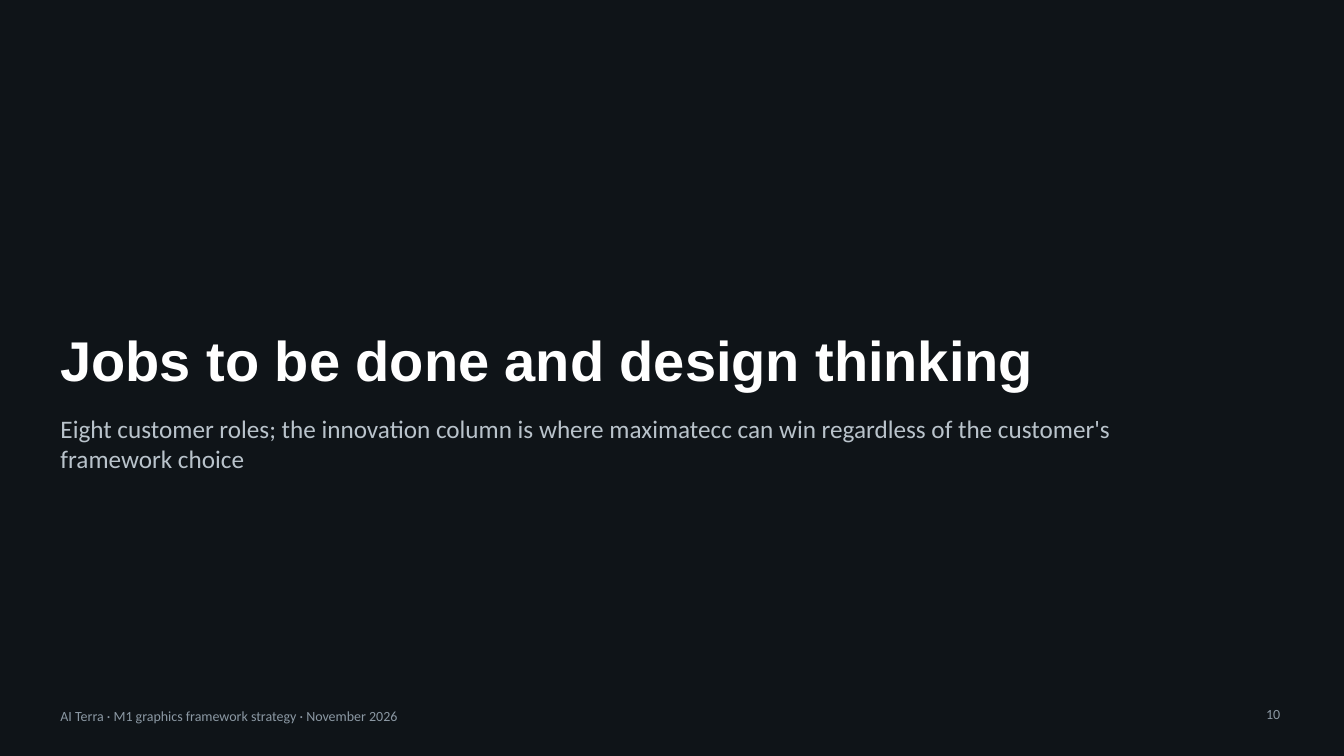
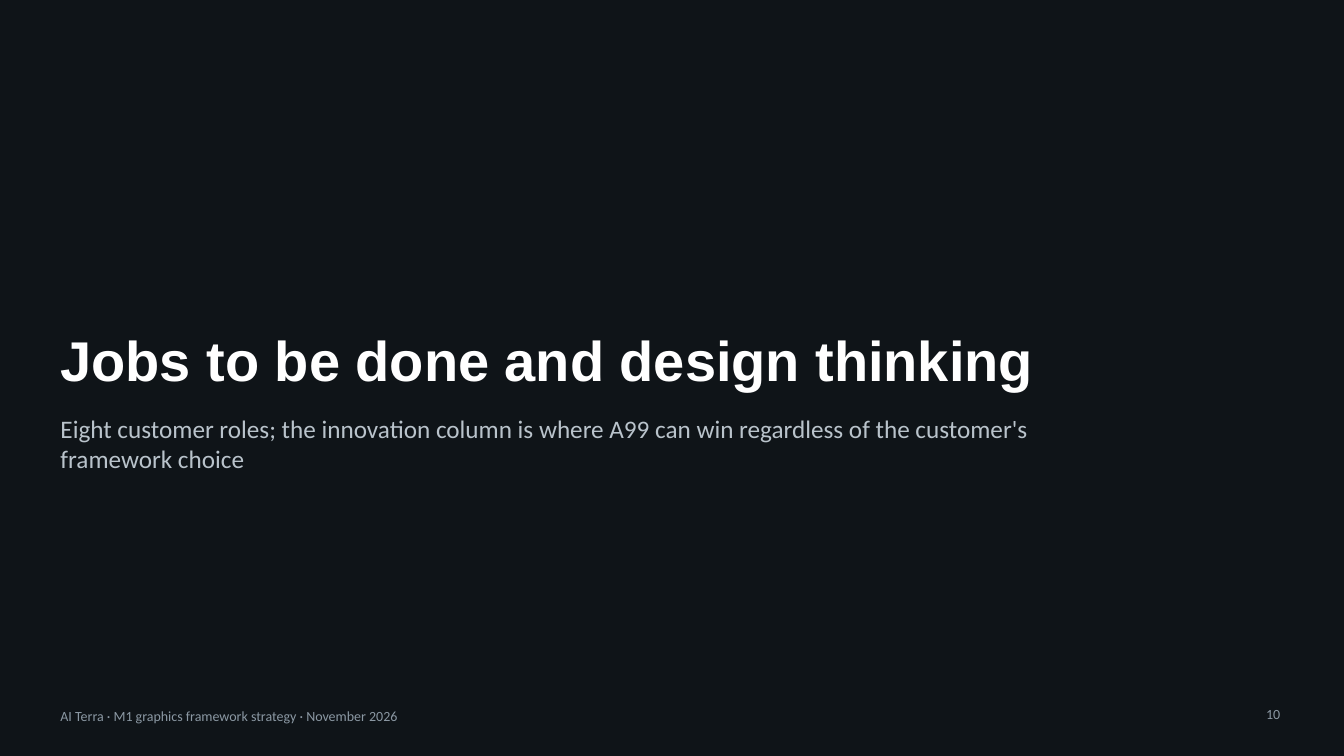
Before and after one commit to Raul-dot-valdez/max, a slide deck: slide 10 of docs/strategy/M1-graphics-strategy.pptx. Drawn at 1344x756 pixels with LibreOffice and Linux fonts; fonts in the diff are those of the drawing. Boxes give left, top, right and bottom in pixels: in the first picture for what was removed or moved away, otherwise in the second. Text is boxed around its words. In the diff, an @@ line names an element or a change of style, - is before the commit and + after.

```diff
--- a/docs/strategy/M1-graphics-strategy.pptx
+++ b/docs/strategy/M1-graphics-strategy.pptx
@@ text at (x1=60, y1=420, x2=1027, y2=468): text changed @@
-Eight customer roles; the innovation column is where maximatecc can win regardless of the customer's framework choice
+Eight customer roles; the innovation column is where A99 can win regardless of the customer's framework choice
```
Also in this commit, not shown: 11 other slides changed, 19 other files.
